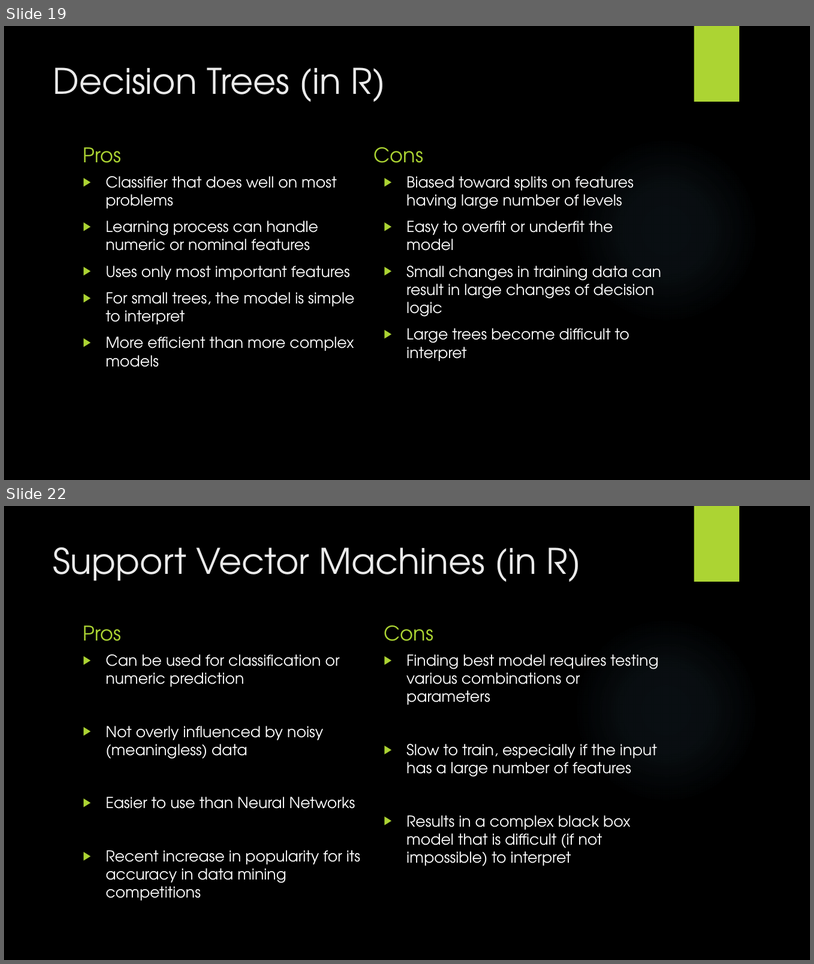
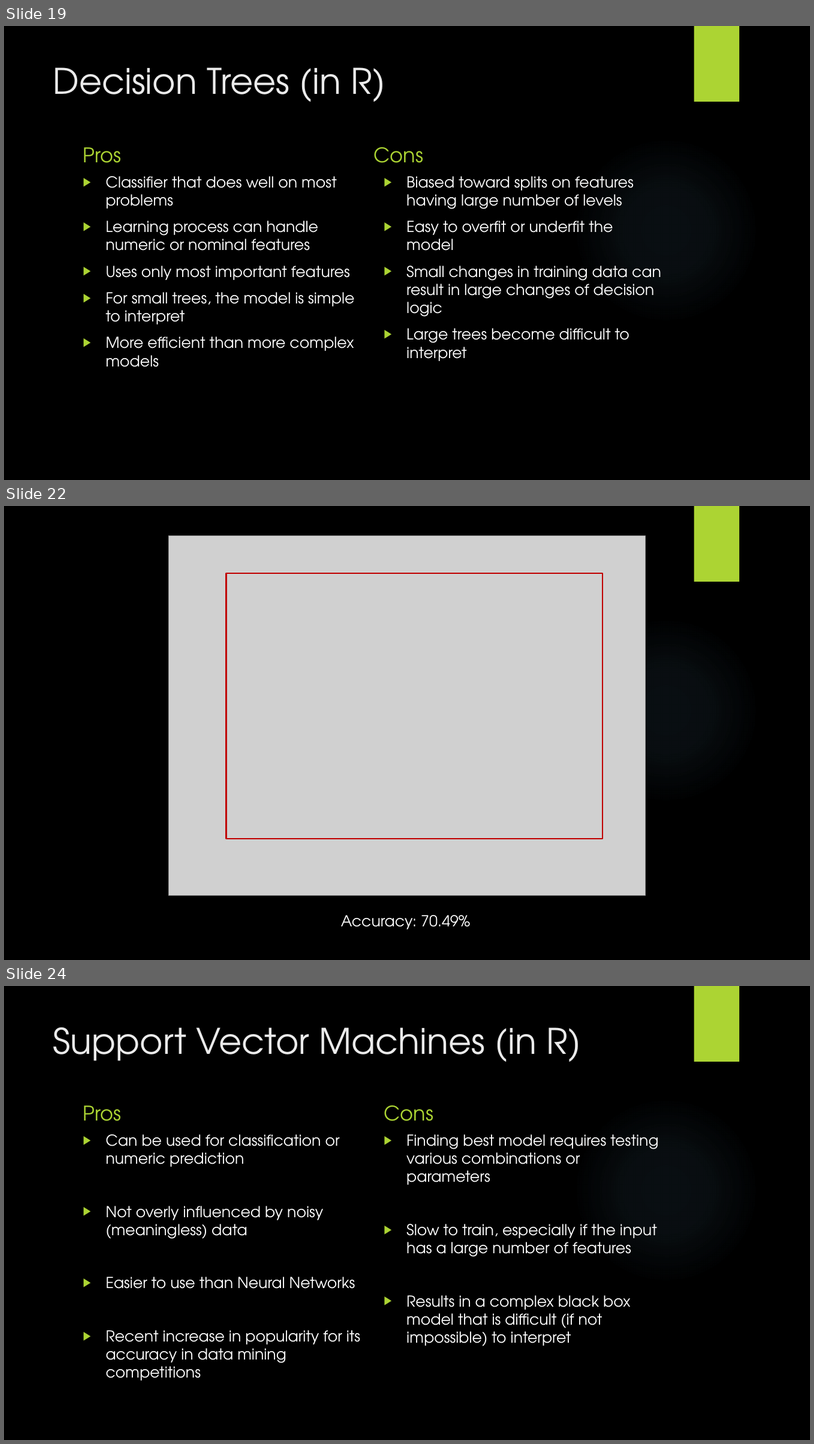
Before and after one commit to codyhock/Senior-Project, a slide deck: CHOCKfinal.pptx. Shown one above the other, each under a label of ours: slides 19 and 22 before the commit, slides 19, 22 and 24 after it; the slides between them are not shown. The pictures are 814x964 and 814x1444 pixels, drawn with LibreOffice and Linux fonts; fonts in the diff are those of the drawing; grey boxes stand for pictures; background and template pictures are left out. Boxes give left, top, right and bottom in pixels: in the first picture for what was removed or moved away, otherwise in the second. Text is boxed around its words. In the diff, an @@ line names an element or a change of style, - is before the commit and + after.

```diff
--- a/CHOCKfinal.pptx
+++ b/CHOCKfinal.pptx
@@ slide 22 added at [4,506,810,960], background picture (left out); not listed: 2 template elements that a slide beside it also shows @@
@@ picture added at [168,536,646,895] @@
@@ rectangle added at [227,573,603,838], outline #C00000 1.5 pt @@
@@ text added at [341,915,470,929], 18 pt, text #FFFFFF @@
+Accuracy: 70.49%
@@ what was slide 22 is now slide 24 @@
```
Also in this commit, not shown: 5 slides changed, 5 other slides added, 3 slides removed, 3 other files.
